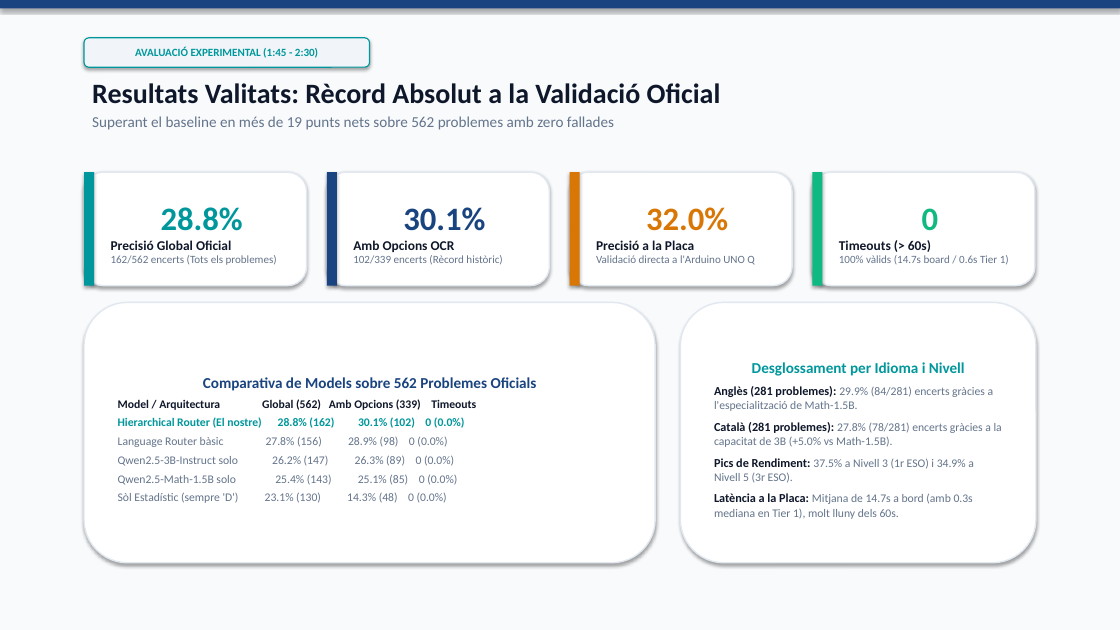
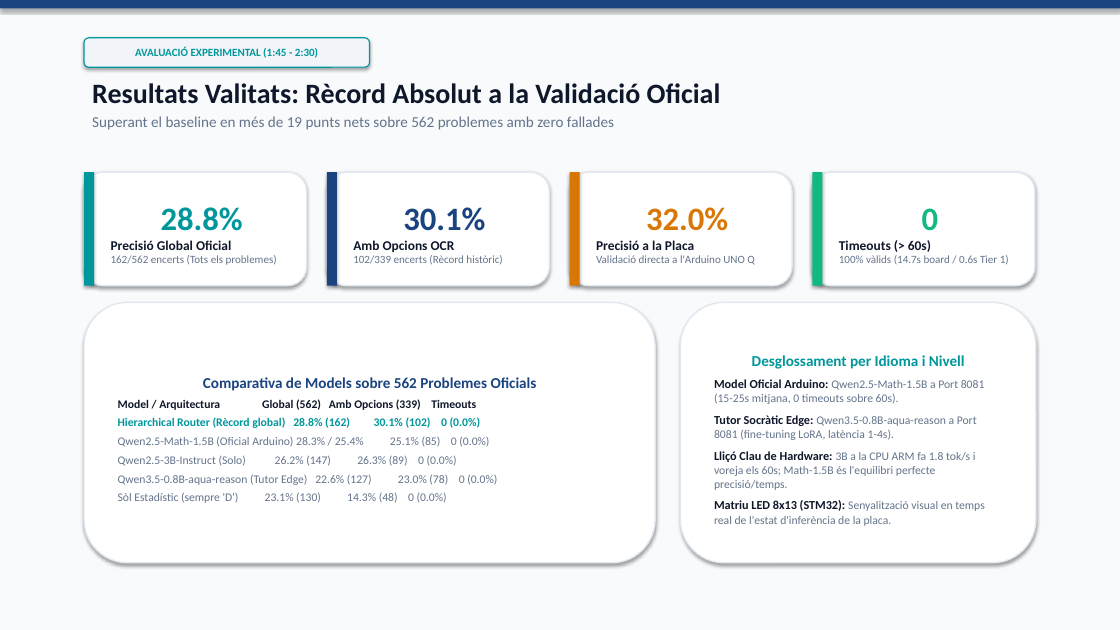
Before and after one commit to marcsanchezsala/datathon-UPC-maths-qualcomm-arduino-unoq, a slide deck: slide 4 of pitch_presentation.pptx. Drawn at 1120x630 pixels with LibreOffice and Linux fonts; fonts in the diff are those of the drawing. Boxes give left, top, right and bottom in pixels: in the first picture for what was removed or moved away, otherwise in the second. Text is boxed around its words. In the diff, an @@ line names an element or a change of style, - is before the commit and + after.

Commit message:
docs: align documentation and presentations with Arduino on-board models (Math-1.5B solver & Qwen3.5-0.8B-aqua tutor)

```diff
--- a/pitch_presentation.pptx
+++ b/pitch_presentation.pptx
@@ text in rounded rectangle at <box>714,379,985,526</box>: text changed @@
-Anglès (281 problemes): 29.9% (84/281) encerts gràcies a l'especialització de Math-1.5B.
-Català (281 problemes): 27.8% (78/281) encerts gràcies a la capacitat de 3B (+5.0% vs Math-1.5B).
-Pics de Rendiment: 37.5% a Nivell 3 (1r ESO) i 34.9% a Nivell 5 (3r ESO).
-Latència a la Placa: Mitjana de 14.7s a bord (amb 0.3s mediana en Tier 1), molt lluny dels 60s.
+Model Oficial Arduino: Qwen2.5-Math-1.5B a Port 8081 (15-25s mitjana, 0 timeouts sobre 60s).
+Tutor Socràtic Edge: Qwen3.5-0.8B-aqua-reason a Port 8081 (fine-tuning LoRA, latència 1-4s).
+Lliçó Clau de Hardware: 3B a la CPU ARM fa 1.8 tok/s i voreja els 60s; Math-1.5B és l'equilibri perfecte precisió/temps.
+Matriu LED 8x13 (STM32): Senyalització visual en temps real de l'estat d'inferència de la placa.
@@ text in rounded rectangle at <box>118,417,481,485</box>: text changed @@
-Hierarchical Router (El nostre) 28.8% (162) 30.1% (102) 0 (0.0%)
-Language Router bàsic 27.8% (156) 28.9% (98) 0 (0.0%)
-Qwen2.5-3B-Instruct solo 26.2% (147) 26.3% (89) 0 (0.0%)
-Qwen2.5-Math-1.5B solo 25.4% (143) 25.1% (85) 0 (0.0%)
+Hierarchical Router (Rècord global) 28.8% (162) 30.1% (102) 0 (0.0%)
+Qwen2.5-Math-1.5B (Oficial Arduino) 28.3% / 25.4% 25.1% (85) 0 (0.0%)
+Qwen2.5-3B-Instruct (Solo) 26.2% (147) 26.3% (89) 0 (0.0%)
+Qwen3.5-0.8B-aqua-reason (Tutor Edge) 22.6% (127) 23.0% (78) 0 (0.0%)
```
Also in this commit, not shown: 2 other slides changed, 8 other files.
